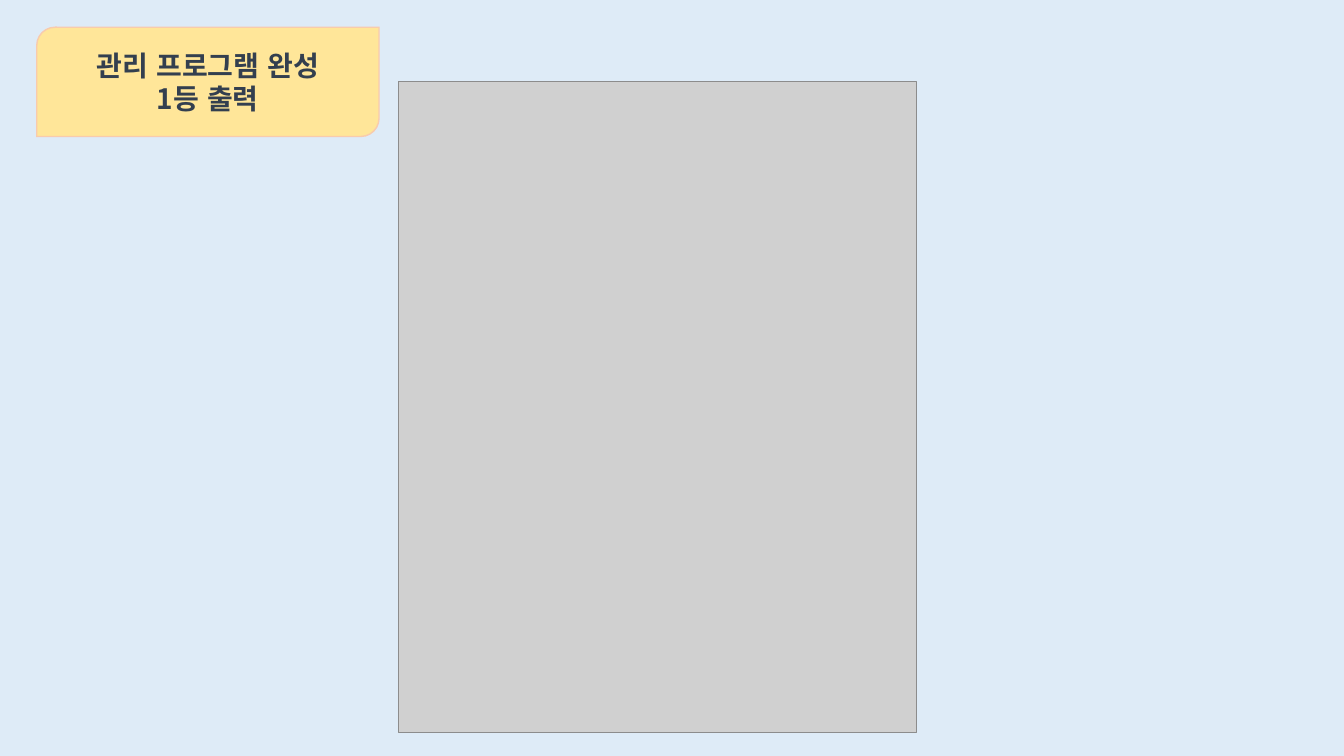
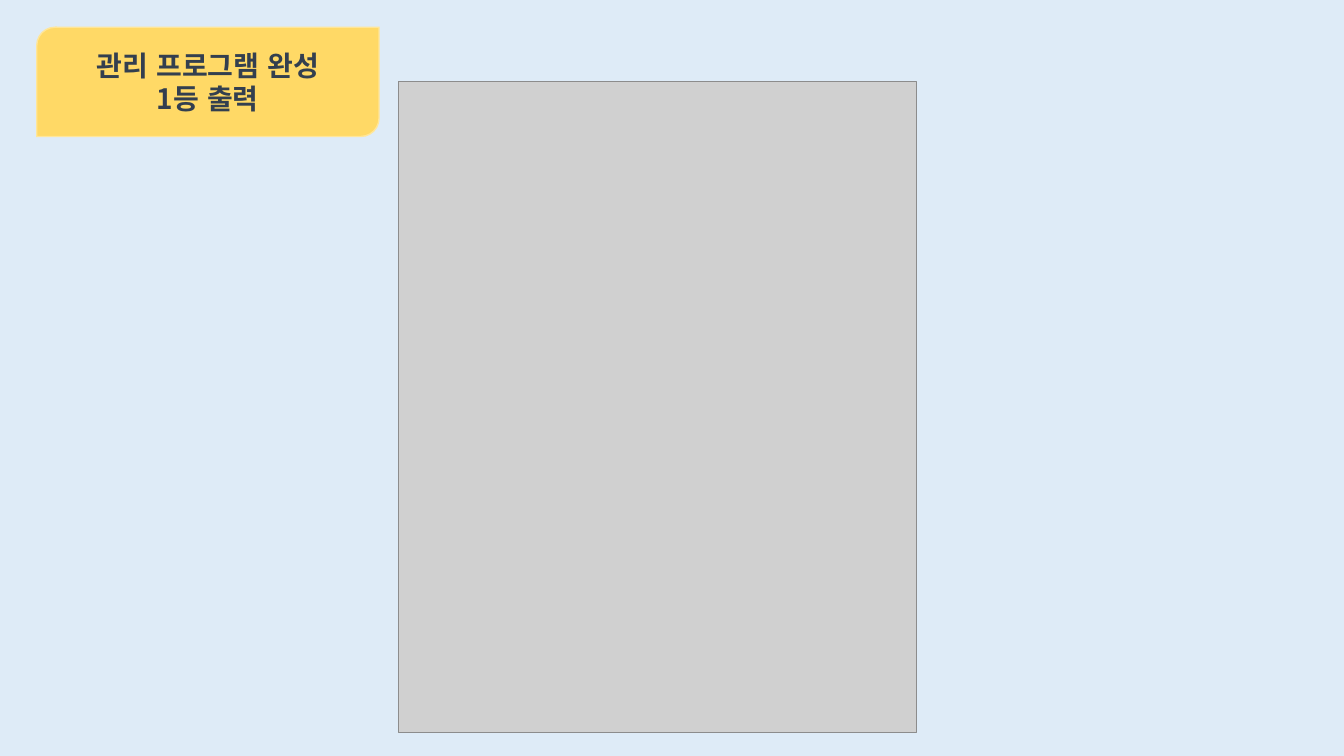
Before and after one commit to limjh0513/DGSW_studentsmanage, a slide deck: slide 13 of 자료구조.pptx (slide 14 before the commit). Drawn at 1344x756 pixels with LibreOffice and Linux fonts; fonts in the diff are those of the drawing; grey boxes stand for pictures. Boxes give left, top, right and bottom in pixels: in the first picture for what was removed or moved away, otherwise in the second. Text is boxed around its words. In the diff, an @@ line names an element or a change of style, - is before the commit and + after.

```diff
--- a/자료구조.pptx
+++ b/자료구조.pptx
@@ round diag rect "관리 프로그램 완성" at (36, 27, 379, 136): fill #FFE699 to #FFD966; outline #F8CBAD 1 pt to #FFE699 1 pt @@
```
Also in this commit, not shown: 12 other slides changed, 1 slide removed.
